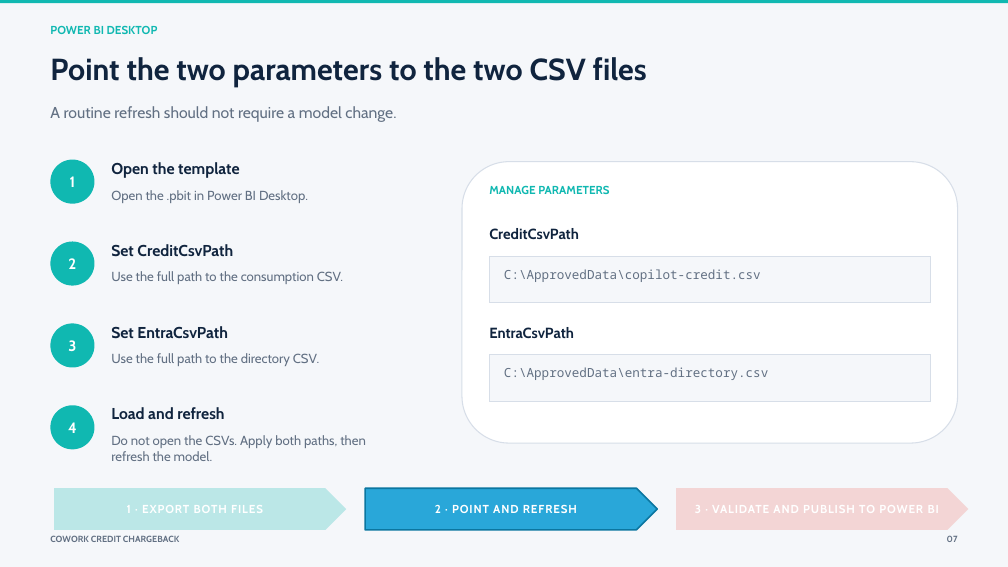
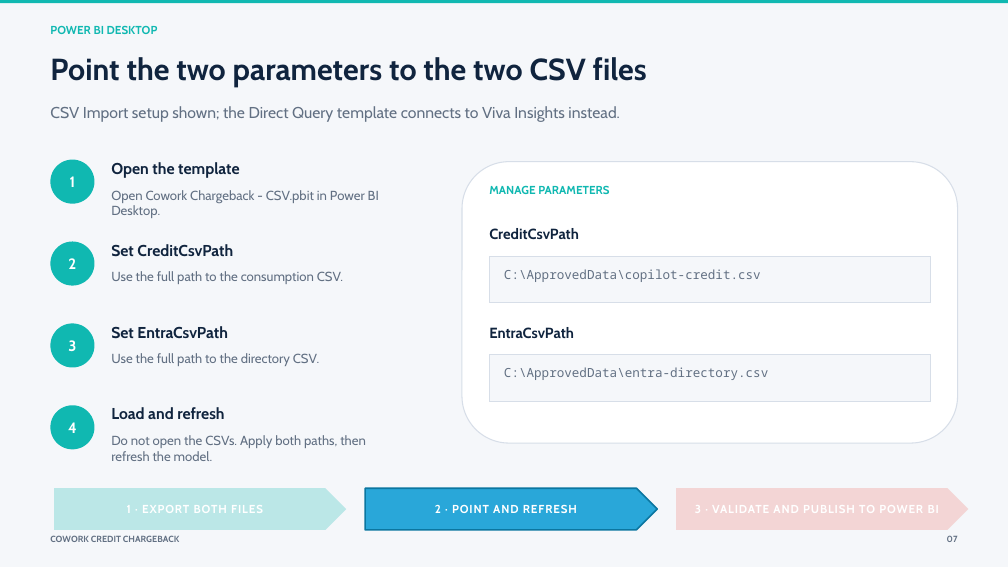
Before and after one commit to microsoft/CreditUsage, a slide deck: slide 5 of Cowork Chargeback - Report Reading Guide.pptx. Drawn at 1008x567 pixels with LibreOffice and Linux fonts; fonts in the diff are those of the drawing. Boxes give left, top, right and bottom in pixels: in the first picture for what was removed or moved away, otherwise in the second. Text is boxed around its words. In the diff, an @@ line names an element or a change of style, - is before the commit and + after.

```diff
--- a/Cowork Chargeback - Report Reading Guide.pptx
+++ b/Cowork Chargeback - Report Reading Guide.pptx
@@ text at (x1=50, y1=106, x2=619, y2=122): text changed @@
-A routine refresh should not require a model change.
+CSV Import setup shown; the Direct Query template connects to Viva Insights instead.
@@ text at (x1=111, y1=190, x2=379, y2=218): text changed @@
-Open the .pbit in Power BI Desktop.
+Open Cowork Chargeback - CSV.pbit in Power BI Desktop.
```
Also in this commit, not shown: 10 other slides changed.
